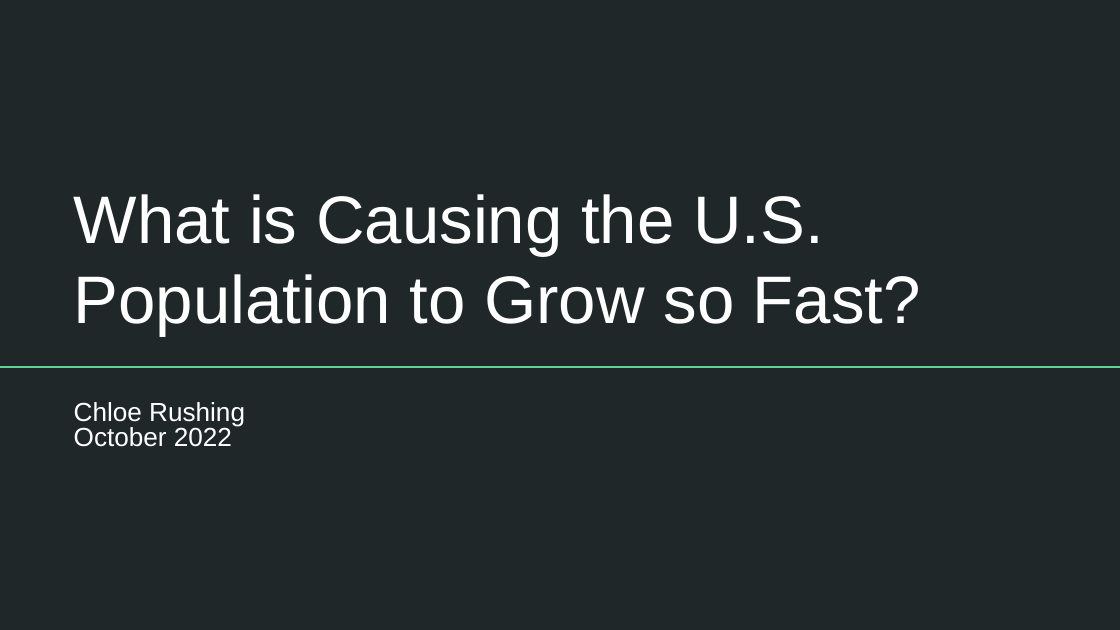
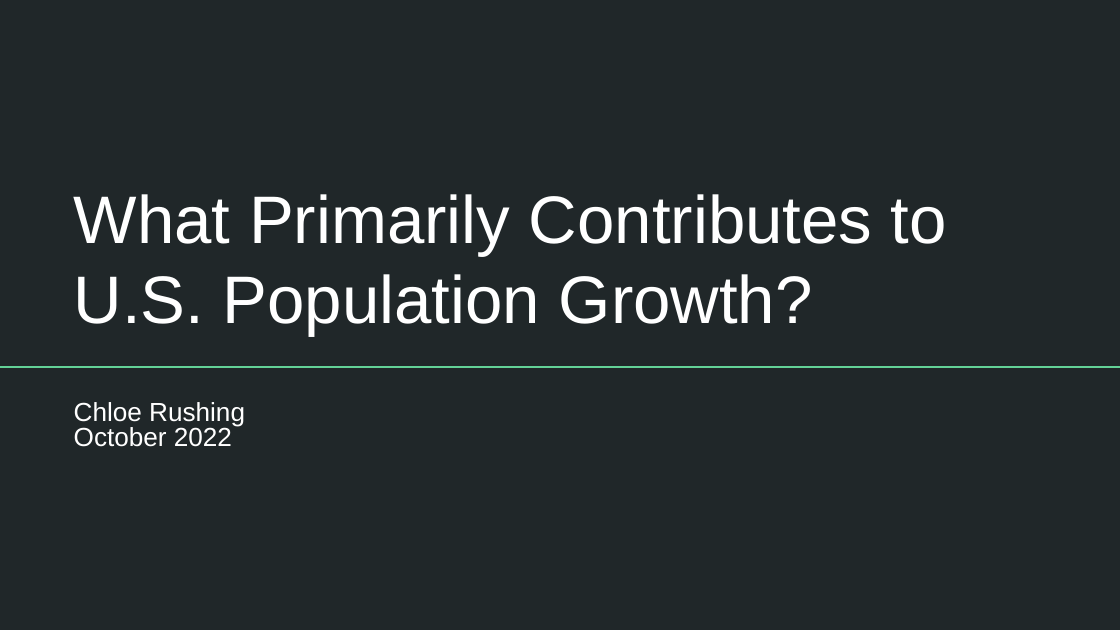
Before and after one commit to chloelinli/image-classification, a slide deck: slide 1 of projects/us_birth_rate_trends_20221006/presentation/primary_population_contributor.pptx. Drawn at 1120x630 pixels with LibreOffice and Linux fonts; fonts in the diff are those of the drawing. Boxes give left, top, right and bottom in pixels: in the first picture for what was removed or moved away, otherwise in the second. Text is boxed around its words. In the diff, an @@ line names an element or a change of style, - is before the commit and + after.

```diff
--- a/projects/us_birth_rate_trends_20221006/presentation/primary_population_contributor.pptx
+++ b/projects/us_birth_rate_trends_20221006/presentation/primary_population_contributor.pptx
@@ title at (74,194,947,336): text changed @@
-What is Causing the U.S. Population to Grow so Fast?
+What Primarily Contributes to U.S. Population Growth?
```
Also in this commit, not shown: 2 other slides changed, 1 other file.
